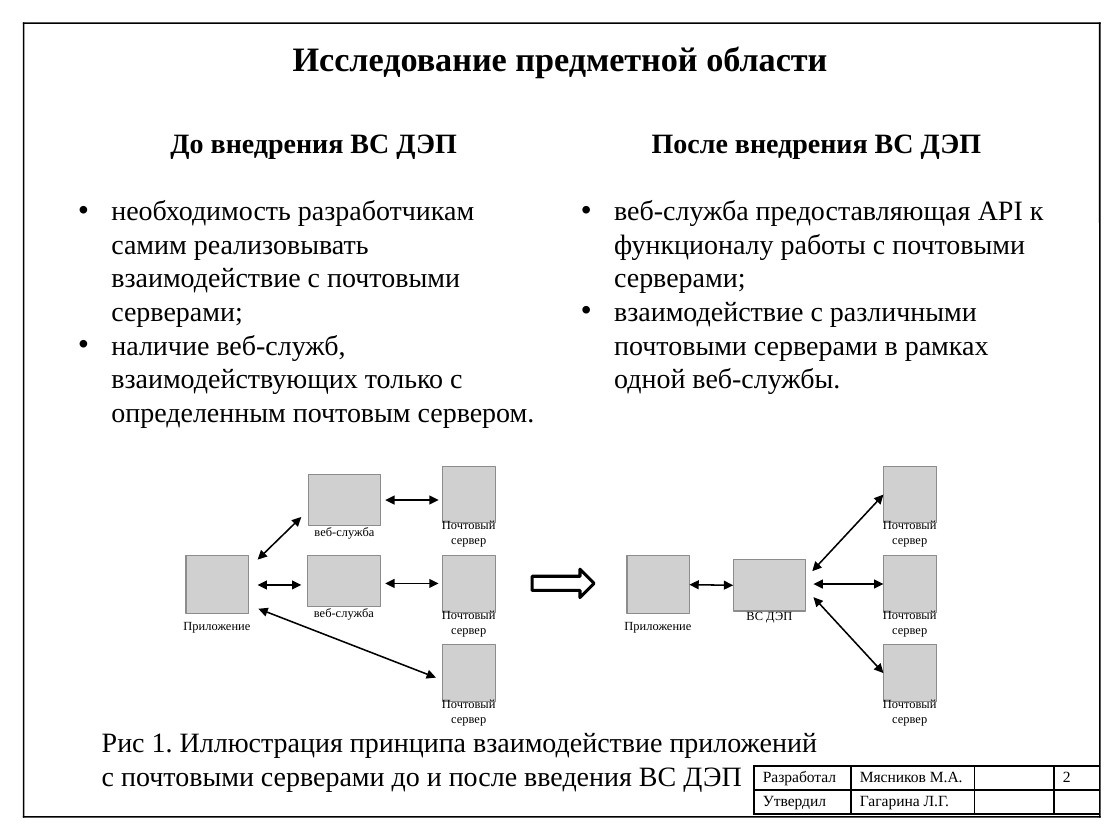
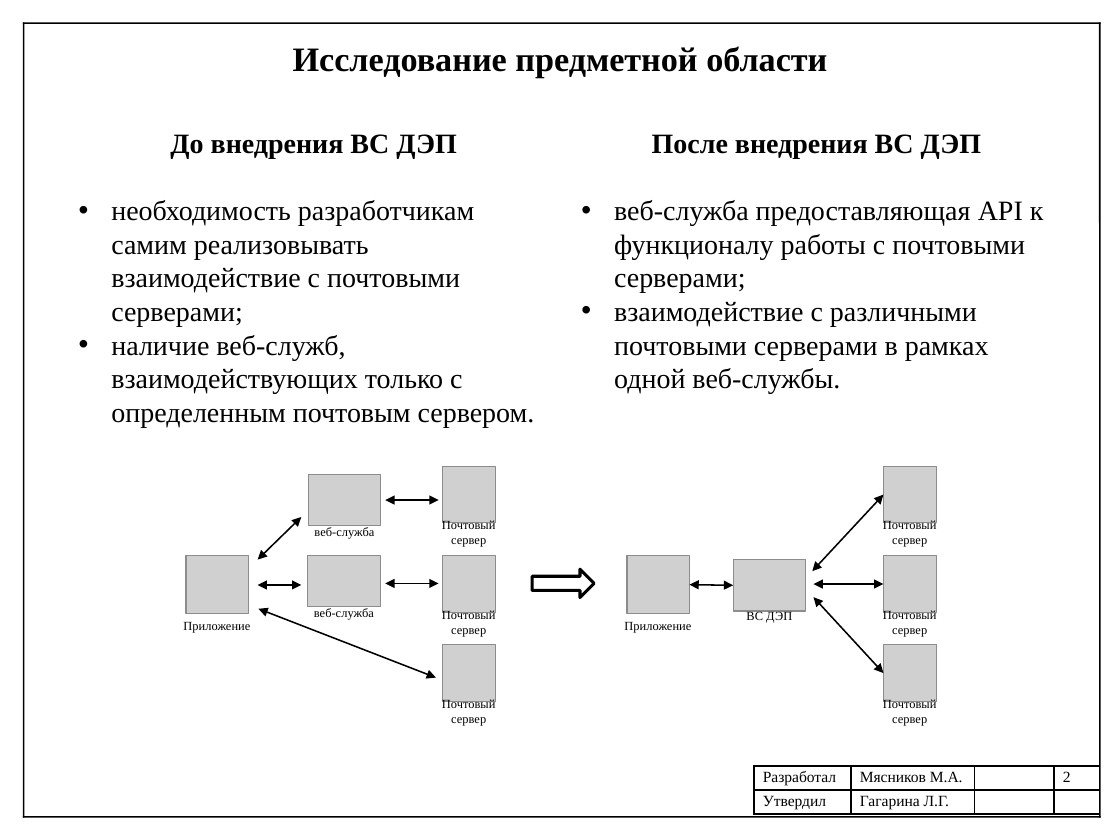
Before and after one commit to mJaJksJ/VCR, a slide deck: slide 2 of Технологическая практика/Презентация отчета.pptx. Drawn at 1120x840 pixels with LibreOffice and Linux fonts; fonts in the diff are those of the drawing; grey boxes stand for pictures. Boxes give left, top, right and bottom in pixels: in the first picture for what was removed or moved away, otherwise in the second. Text is boxed around its words. In the diff, an @@ line names an element or a change of style, - is before the commit and + after.

```diff
--- a/Технологическая практика/Презентация отчета.pptx
+++ b/Технологическая практика/Презентация отчета.pptx
@@ text removed at [102,732,818,791] @@
-Рис 1. Иллюстрация принципа взаимодействие приложений с почтовыми серверами до и после введения ВС ДЭП
```
Also in this commit, not shown: 4 other slides changed, 1 slide added, 3 other files.
